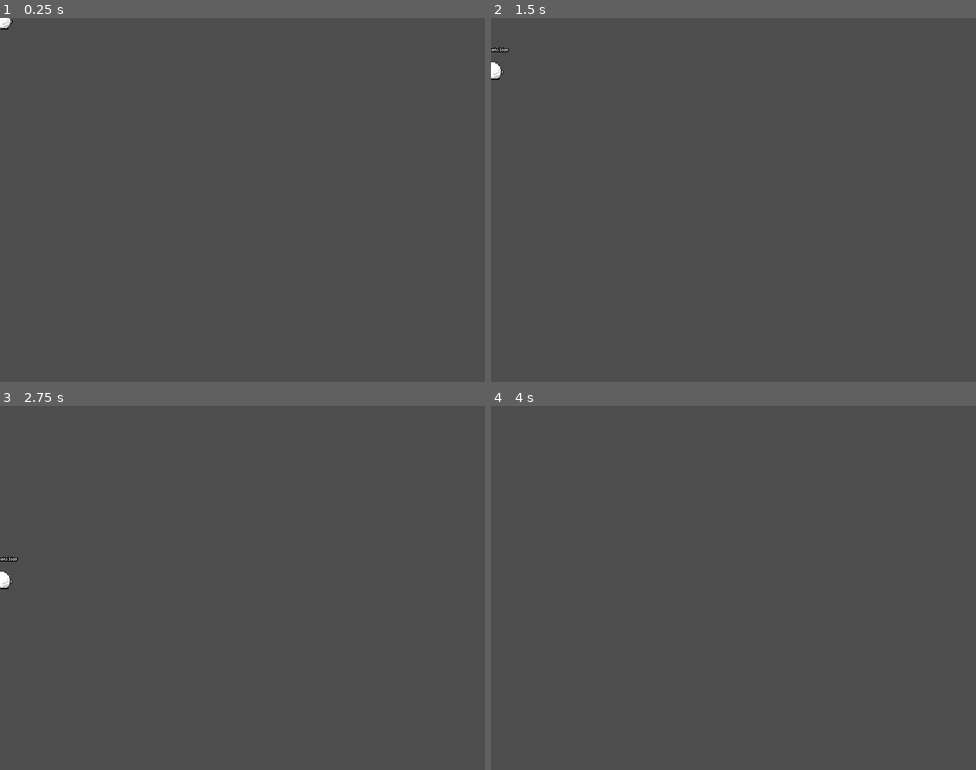
Above: before the commit, frames 1-4 (two rows, left to right).
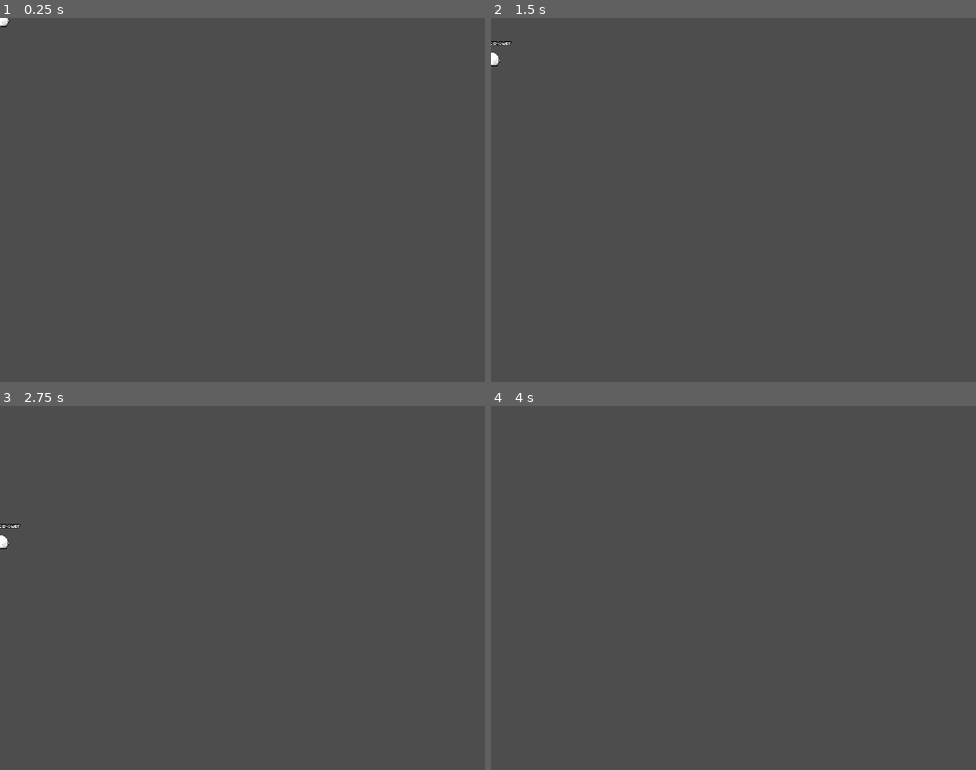
Above: after the commit, the same moments.

Repository: RenzoARG/Bunnerlay
Game: Godot game, scene res://scenes/Bunny.tscn
The game is run twice, just before and just after one commit, with the same random seed, the same clock (stepped at 60 frames per second) and the same inputs. This scene is started directly instead of the project's main scene.
Inputs (mouse positions are in pixels of both pictures, inside the frame that each line leads up to):
- Up to frame 1 (0.25 s): no input
- Up to frame 2 (1.5 s): move the mouse to (840, 181) at 0.52 s; click (840, 181) at 0.67 s; move the mouse to (636, 218) at 1.27 s; click (636, 218) at 1.42 s
- Up to frame 3 (2.75 s): move the mouse to (291, 507) at 2.02 s; click (291, 507) at 2.17 s
- Up to frame 4 (4 s): move the mouse to (709, 660) at 2.77 s; click (709, 660) at 2.92 s; tap Enter at 3.5 s; move the mouse to (879, 642) at 3.52 s; click (879, 642) at 3.67 s

The runs differ from the first frame. In frame 1, less than 0.1% of the frame differs, in the area x 0-3%, y 0-4%; in frame 2, 0.2%; in frame 3, 0.2%, in the area x 0-5%, y 32-51%; in frame 4, nothing differs.

Commit message:
Add files via upload
Cleaned the code a bit, added speech bubbles.
Updated the font to a more legible one.
Changed base Canvas size to 1024*768 from 800*600

Diff:
--- a/Main.tscn
+++ b/Main.tscn
@@ -7,10 +7,10 @@
 [ext_resource type="Texture2D" uid="uid://bk1f684gfnxt6" path="res://resources/sprites/decor/burrow_front.png" id="5_blfgd"]
 
 [sub_resource type="RectangleShape2D" id="RectangleShape2D_yy0f6"]
-size = Vector2(811, 20)
+size = Vector2(1034.5, 20)
 
 [sub_resource type="RectangleShape2D" id="RectangleShape2D_r82ky"]
-size = Vector2(30, 606.5)
+size = Vector2(27, 769.75)
 
 [node name="Main" type="Node"]
 script = ExtResource("1_dut3h")
@@ -29,50 +29,54 @@
 [node name="piso" type="StaticBody2D" parent="."]
 
 [node name="CollisionShape2D" type="CollisionShape2D" parent="piso"]
-position = Vector2(399.5, 605)
+position = Vector2(505.75, 764)
 shape = SubResource("RectangleShape2D_yy0f6")
 
 [node name="CollisionShape2D4" type="CollisionShape2D" parent="piso"]
-position = Vector2(399.5, -5)
+position = Vector2(510, 3)
 shape = SubResource("RectangleShape2D_yy0f6")
 
 [node name="CollisionShape2D2" type="CollisionShape2D" parent="piso"]
-position = Vector2(-9, 301)
+position = Vector2(-8.5, 383.125)
 shape = SubResource("RectangleShape2D_r82ky")
 
 [node name="CollisionShape2D3" type="CollisionShape2D" parent="piso"]
-position = Vector2(810, 297.75)
+position = Vector2(1024, 385)
 shape = SubResource("RectangleShape2D_r82ky")
 
 [node name="CollisionPolygon2D" type="CollisionPolygon2D" parent="piso"]
-position = Vector2(574, 552)
+position = Vector2(666, 716)
 scale = Vector2(1.21623, 0.657278)
 polygon = PackedVector2Array(-210.487, 21.3, -161.154, 79.1141, -21.3775, 82.157, -88.799, 51.7285, -162.798, 28.9071)
 one_way_collision = true
 
 [node name="CollisionPolygon2D2" type="CollisionPolygon2D" parent="piso"]
 z_index = 13
-position = Vector2(752, 480)
-polygon = PackedVector2Array(-25, 11, -61, 13, -97, 25, -113, 62, -76, 28, -17, 19, 53, -3, 51, -21, -5, -50, -17, -36, -25, -21)
+position = Vector2(883, 649)
+rotation = -0.785398
+polygon = PackedVector2Array(-67, 60, -67, 88, 3.53552, 159.099, 63, 127, 72.832, 71.4177, 43.1335, 41.7192, 4.94974, 16.2634, -19.799, 18.3846, -50.9117, 32.5268)
+one_way_collision = true
+one_way_collision_margin = 0.0
 
 [node name="ball" parent="." instance=ExtResource("2_r1kky")]
-z_index = 15
-position = Vector2(243, 565)
+z_index = 11
+position = Vector2(369, 447)
 
 [node name="env" type="Node" parent="."]
 
 [node name="Sprite2D" type="Sprite2D" parent="env"]
 z_index = -2
-position = Vector2(399, 508)
+position = Vector2(512, 682)
+scale = Vector2(1.3, 0.867)
 texture = ExtResource("3_qtyu5")
 
 [node name="BurrowBack" type="Sprite2D" parent="env"]
-position = Vector2(727, 520)
+position = Vector2(960, 675)
 texture = ExtResource("4_28fb1")
 
 [node name="BurrowFront" type="Sprite2D" parent="env"]
 z_index = 11
-position = Vector2(727, 520)
+position = Vector2(960, 675)
 texture = ExtResource("5_blfgd")
 
 [node name="playground" type="Node" parent="."]
--- a/config.json
+++ b/config.json
@@ -1,5 +1,5 @@
 {
-"streamer":"LEC",
+"streamer":"",
 "max_bunnies":30,
 "bg_color":"0047BB",
 "ball_weight":2,
--- a/main.gd
+++ b/main.gd
@@ -43,12 +43,12 @@
 	bunnies_count = container.get_child_count()
 	if bunnies_count <= max_bunnies:
 		#print(chatter.tags.display_name + ": " + chatter.message)
-		spawn_mob(chatter.tags.display_name,750,560,load(skins_list[randi() % skins_list.size()]))
+		spawn_mob(chatter.tags.display_name,965,722,load(skins_list[randi() % skins_list.size()]))
 		#bunnies_count = bunnies_count + 1
 	else:
 		print( str(max_bunnies) + " reached")
 		remove_random_node_from_container()
-		spawn_mob(chatter.tags.display_name,750,560,load(skins_list[randi() % skins_list.size()]))
+		spawn_mob(chatter.tags.display_name,965,722,load(skins_list[randi() % skins_list.size()]))
 
 func _change_bg_color(loaded_color):
 	RenderingServer.set_default_clear_color(loaded_color)
@@ -68,6 +68,12 @@
 	else:
 		print("Ya hay un bunito llamado " + loaded_name)
 
+		var existing_bunny = playground.get_node(loaded_name)
+		var messages = [":)", ":D", "!", "WTF", "!!!", "!?", "🤍", "❤️", "🥕","🔴","🐇"]
+		var rand_index = randi() % messages.size()  # Get a random index within the array size
+		var que_dijo = messages[rand_index]  # Get the random message from the array
+
+		existing_bunny.emit_signal("ShowDialog", que_dijo)
 
 
 func dir_contents(_open) ->Array:
--- a/project.godot
+++ b/project.godot
@@ -21,8 +21,8 @@
 
 [display]
 
-window/size/viewport_width=800
-window/size/viewport_height=600
+window/size/viewport_width=1024
+window/size/viewport_height=768
 window/stretch/mode="viewport"
 
 [editor]
--- a/scenes/Bunny.tscn
+++ b/scenes/Bunny.tscn
@@ -1,8 +1,10 @@
-[gd_scene load_steps=31 format=3 uid="uid://cqnkqn88636it"]
+[gd_scene load_steps=33 format=3 uid="uid://cqnkqn88636it"]
 
 [ext_resource type="Script" path="res://scripts/Bunny.gd" id="1_rvnmc"]
 [ext_resource type="Texture2D" uid="uid://bkgatuayeiih2" path="res://resources/sprites/skins/bunny000.png" id="2_527ms"]
-[ext_resource type="FontFile" uid="uid://gkldma3w6c4t" path="res://resources/fonts/VT323-Regular.ttf" id="3_8w4ke"]
+[ext_resource type="FontFile" uid="uid://bigf67lfxpnw7" path="res://resources/fonts/Pixeled.ttf" id="3_wk6si"]
+[ext_resource type="Texture2D" uid="uid://cfv0gj3hd4m6m" path="res://resources/sprites/baloon.png" id="4_uenxp"]
+[ext_resource type="Script" path="res://scripts/talking.gd" id="5_n2mct"]
 
 [sub_resource type="Animation" id="Animation_vxjpf"]
 length = 0.001
@@ -332,15 +334,15 @@
 [node name="AnimationResetTimer" type="Timer" parent="."]
 
 [node name="NameLabel" type="Label" parent="."]
-offset_left = -33.0
-offset_top = -31.0
-offset_right = 95.0
-offset_bottom = -11.0
-scale = Vector2(0.5, 0.5)
+offset_left = -41.0
+offset_top = -35.0
+offset_right = 175.0
+offset_bottom = 7.0
+scale = Vector2(0.4, 0.4)
 theme_override_colors/font_outline_color = Color(0, 0, 0, 1)
-theme_override_constants/outline_size = 10
-theme_override_fonts/font = ExtResource("3_8w4ke")
-theme_override_font_sizes/font_size = 20
+theme_override_constants/outline_size = 15
+theme_override_fonts/font = ExtResource("3_wk6si")
+theme_override_font_sizes/font_size = 15
 text = "Name Placeholder"
 horizontal_alignment = 1
 vertical_alignment = 2
@@ -363,4 +365,23 @@
 position = Vector2(1, 0)
 polygon = PackedVector2Array(-15, 23, -25, 17, -15, 4, -6, -2, 1, -3, 9, -1, 18, 6, 25, 18, 17, 23)
 
+[node name="talking" type="Sprite2D" parent="."]
+position = Vector2(1, -45)
+scale = Vector2(0.75, 0.75)
+texture = ExtResource("4_uenxp")
+script = ExtResource("5_n2mct")
+
+[node name="DialogLabel" type="Label" parent="talking"]
+offset_left = -18.6667
+offset_top = -26.6666
+offset_right = 23.3333
+offset_bottom = 19.3334
+theme_override_colors/font_color = Color(0, 0, 0, 1)
+theme_override_fonts/font = ExtResource("3_wk6si")
+theme_override_font_sizes/font_size = 10
+text = "!!!"
+horizontal_alignment = 1
+vertical_alignment = 1
+
+[connection signal="ShowDialog" from="." to="." method="_on_show_dialog"]
 [connection signal="body_entered" from="Area2D" to="." method="_on_area_2d_body_entered"]
--- a/scripts/Bunny.gd
+++ b/scripts/Bunny.gd
@@ -1,5 +1,7 @@
 extends CharacterBody2D
 
+
+signal ShowDialog
 var animated_sprite
 var name_label
 
@@ -121,3 +123,8 @@
 
 func _on_visible_on_screen_notifier_2d_screen_exited():
 	queue_free()
+
+
+func _on_show_dialog(talk: String):
+	print("mostrar diálogo")
+	$talking.show_and_hide(7.0,talk)
--- /dev/null
+++ b/scripts/talking.gd
@@ -0,0 +1,17 @@
+extends Sprite2D
+
+func _ready():
+	# Hide the sprite when the scene starts
+	hide()
+
+func show_and_hide(duration: float,pop_msg):
+
+	$DialogLabel.text = pop_msg
+	# Show the sprite
+	show()
+
+	# Wait for the specified duration in seconds
+	await (get_tree().create_timer(duration).timeout)
+
+	# Hide the sprite after the duration
+	hide()
Binary file added: resources/fonts/Pixeled.ttf
Not shown, added: resources/fonts/Pixeled.ttf.import
Binary file added: resources/sprites/baloon.png
Not shown, added: resources/sprites/baloon.png.import
